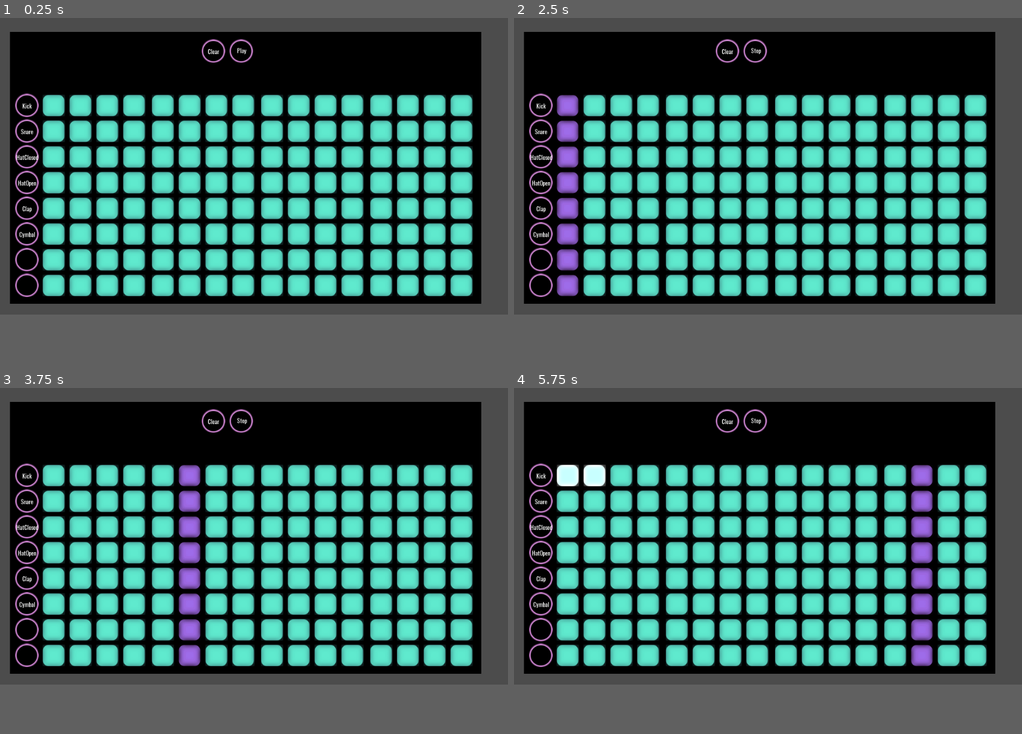
Above: before the commit, frames 1-4 (two rows, left to right).
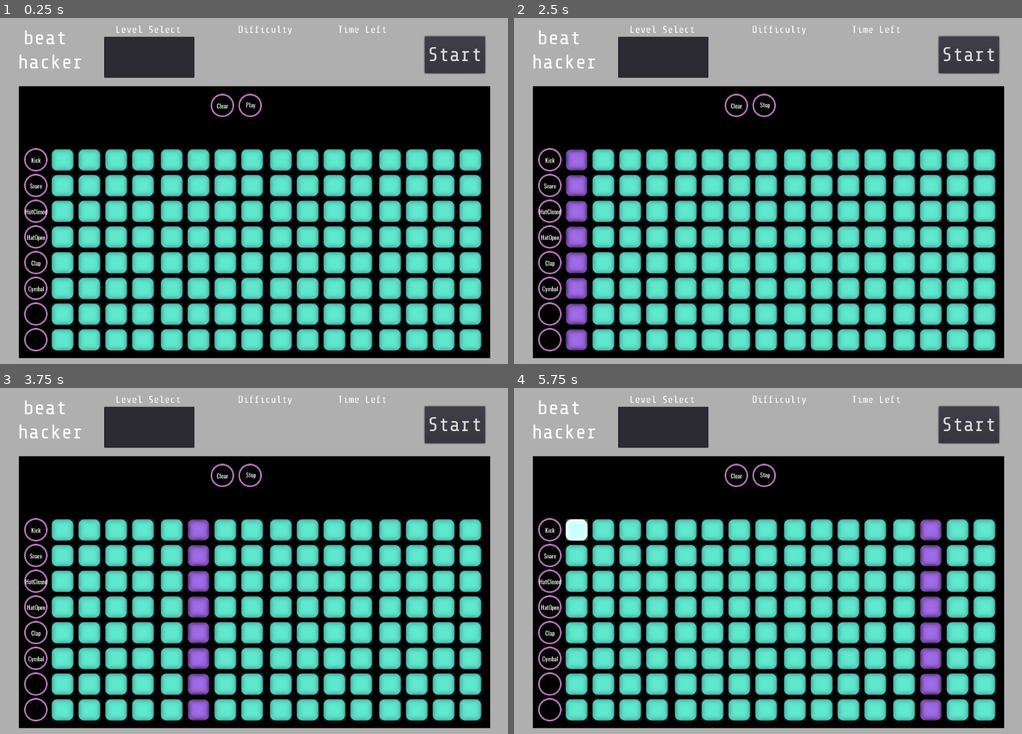
Above: after the commit, the same moments.

Repository: mdructor/beat_hacker
Game: Godot game, scene res://Assets/Scenes/Main.tscn
Two runs of this game, one before a commit and one after it. Both use one fixed random seed, a clock stepped at 60 frames per second and the inputs below.
Inputs (mouse positions are in pixels of both pictures, inside the frame that each line leads up to; where the layout moved, square brackets give the same spot in the first picture):
- Up to frame 1 (0.25 s): no input
- Up to frame 2 (2.5 s): click "Play" at 0.5 s; click "Stop" at 1.25 s; click "Play" at 2 s
- Up to frame 3 (3.75 s): click "Clear" at 2.75 s; click "Kick" at 3.5 s
- Up to frame 4 (5.75 s): click (574, 509) [569, 474] at 4.25 s; click (595, 474) at 5.02 s
In our replay, the window is 800x468 before the commit and 800x546 after it. These sizes can differ from the game's own. Grey fills any space a smaller window leaves; there, only what the larger window draws over its background counts as a difference.

The runs differ from the first frame. In frame 1, 75% of the frame differs, in the area x 0-100%, y 0-100%; in frame 2, 75%; in frame 3, 75%; in frame 4, 75%.

Commit message:
Add top UI components

Diff:
--- /dev/null
+++ b/Assets/Fonts/sharetechbig.tres
@@ -0,0 +1,7 @@
+[gd_resource type="DynamicFont" load_steps=2 format=2]
+
+[ext_resource path="res://Assets/Fonts/ShareTechMono-Regular.ttf" type="DynamicFontData" id=1]
+
+[resource]
+size = 40
+font_data = ExtResource( 1 )
--- a/Assets/Scenes/Main.tscn
+++ b/Assets/Scenes/Main.tscn
@@ -1,11 +1,82 @@
-[gd_scene load_steps=2 format=2]
+[gd_scene load_steps=3 format=2]
 
 [ext_resource path="res://Assets/Scenes/Sequencer.tscn" type="PackedScene" id=1]
+[ext_resource path="res://Assets/Fonts/sharetechbig.tres" type="DynamicFont" id=2]
 
 [node name="MainScene" type="Node2D"]
 
 [node name="Sequencer" parent="." instance=ExtResource( 1 )]
-margin_left = 20.0
-margin_top = 28.0
-margin_right = 773.0
-margin_bottom = 578.0
+margin_left = 38.0
+margin_top = 138.0
+margin_right = 988.0
+margin_bottom = 688.0
+
+[node name="Button" type="Button" parent="."]
+margin_left = 856.0
+margin_top = 37.0
+margin_right = 978.0
+margin_bottom = 112.0
+custom_fonts/font = ExtResource( 2 )
+text = "Start"
+__meta__ = {
+"_edit_use_anchors_": false
+}
+
+[node name="BeatHackerLabel" type="Label" parent="."]
+margin_left = 6.0
+margin_top = 2.0
+margin_right = 198.0
+margin_bottom = 127.0
+custom_fonts/font = ExtResource( 2 )
+text = "beat
+hacker"
+align = 1
+valign = 1
+__meta__ = {
+"_edit_use_anchors_": false
+}
+
+[node name="LevelLabel" type="Label" parent="."]
+margin_left = 233.0
+margin_top = 12.0
+margin_right = 519.0
+margin_bottom = 58.0
+rect_scale = Vector2( 0.5, 0.5 )
+custom_fonts/font = ExtResource( 2 )
+text = "Level Select"
+__meta__ = {
+"_edit_use_anchors_": false
+}
+
+[node name="LevelList" type="ItemList" parent="."]
+margin_left = 210.0
+margin_top = 38.0
+margin_right = 392.0
+margin_bottom = 121.0
+__meta__ = {
+"_edit_use_anchors_": false
+}
+
+[node name="TimeLabel" type="Label" parent="."]
+margin_left = 681.0
+margin_top = 12.0
+margin_right = 879.0
+margin_bottom = 58.0
+rect_scale = Vector2( 0.5, 0.5 )
+custom_fonts/font = ExtResource( 2 )
+text = "Time Left"
+__meta__ = {
+"_edit_use_anchors_": false
+}
+
+[node name="DescriptionLabel" type="Label" parent="."]
+margin_left = 480.0
+margin_top = 12.0
+margin_right = 722.0
+margin_bottom = 58.0
+rect_scale = Vector2( 0.5, 0.5 )
+custom_fonts/font = ExtResource( 2 )
+text = "Difficulty"
+__meta__ = {
+"_edit_use_anchors_": false
+}
--- a/project.godot
+++ b/project.godot
@@ -19,9 +19,14 @@
 run/main_scene="res://Assets/Scenes/Main.tscn"
 config/icon="res://Assets/Images/icon.png"
 
+[display]
+
+window/size/height=700
+
 [rendering]
 
 quality/driver/driver_name="GLES2"
 vram_compression/import_etc=true
 vram_compression/import_etc2=false
+environment/default_clear_color=Color( 0.686275, 0.686275, 0.686275, 1 )
 environment/default_environment="res://default_env.tres"
Binary file added: Assets/Fonts/ShareTechMono-Regular.ttf
